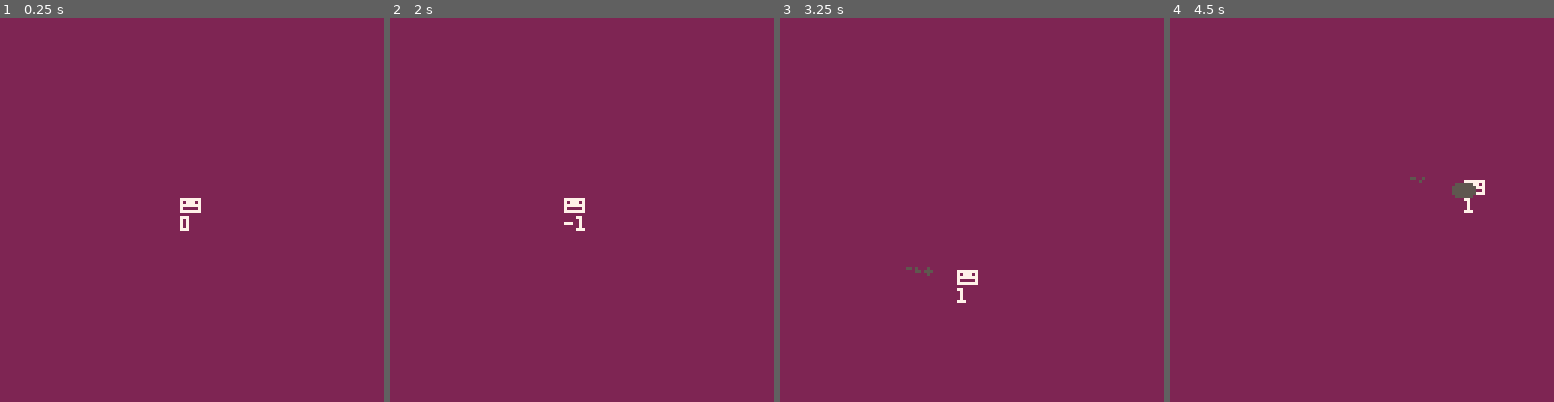
Above: before the commit, frames 1-4 (left to right).
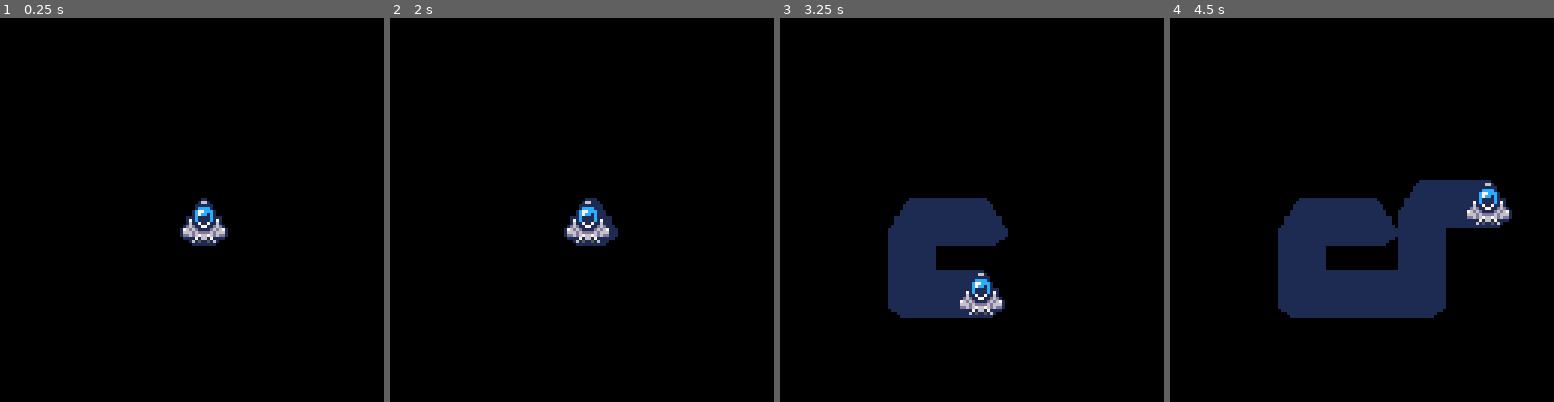
Above: after the commit, the same moments.

Repository: theRenard/move-and-fire
Game: PICO-8 cartridge advanced-shmup.p8
Same seed, same stepped clock (60 frames per second), same inputs: the game is played once before the commit and once after it.
Inputs:
- Up to frame 1 (0.25 s): no input
- Up to frame 2 (2 s): hold Left from 1.97 s (still down)
- Up to frame 3 (3.25 s): release Left at 2.37 s; hold Down 2.42-2.82 s; hold Right from 2.87 s (still down)
- Up to frame 4 (4.5 s): release Right at 3.53 s; hold Up 3.58-4.08 s; hold Right from 4.13 s (still down)

The runs differ from the first frame. In frame 1, 100% of the frame differs, in the area x 0-100%, y 0-100%; in frame 2, 100%; in frame 3, 100%; in frame 4, 100%.

Commit message:
Add utilities module and refactor ship movement logic; improve speed handling and drawing

Diff:
--- a/advanced-shmup.p8
+++ b/advanced-shmup.p8
@@ -9,6 +9,7 @@
 #include lua/scenes/game.lua
 #include lua/entities/ship.lua
 #include lua/particles.lua
+#include lua/utilities.lua
 #include lua/main.lua
 
 __gfx__
--- a/lua/entities/ship.lua
+++ b/lua/entities/ship.lua
@@ -7,38 +7,37 @@
 
 	dx=0,
 	dy=0,
+	spd=1,
+
+	sprts={1, 3, 5, 7, 9},
+	sprt=0,
 
 	update=function(_ENV)
 		dx,dy=0,0
 
-		if (btn(⬆️)) dy-=1
-		if (btn(⬇️)) dy+=1
-		if (btn(⬅️)) dx-=1
-		if (btn(➡️)) dx+=1
+		if (btn(⬆️)) dy-=spd
+		if (btn(⬇️)) dy+=spd
+		if (btn(⬅️)) dx-=spd
+		if (btn(➡️)) dx+=spd
 
 		if dx!=0 or dy !=0 then
 			-- normalize movement
-			-- local a=atan2(dx,dy)
-			-- x+=cos(a)
-			-- y+=sin(a)
+			local a=atan2(dx,dy)
+			x+=cos(a)
+			y+=sin(a)
 
-			-- add velocity but clamp it to 1
-			dx=mid(-1,dx,1)
-			dy=mid(-1,dy,1)
-
-			-- add velocity to position
-			x+=dx
-			y+=dy
+			x=flr(x)+0.5
+			y=flr(y)+0.5
 
 
 			-- spawn dust each 3/10 sec
-			if (t()*10)\1%3==0 then
-				dust({
-					x=x+rnd(3),
-					y=y+4,
-					frames=18+rnd(4),
-				})
-			end
+			-- if (t()*10)\1%3==0 then
+			-- 	dust({
+			-- 		x=x+rnd(3),
+			-- 		y=y+4,
+			-- 		frames=18+rnd(4),
+			-- 	})
+			-- end
 		end
 
 		-- restrict movement
@@ -47,7 +46,7 @@
 	end,
 
 	draw=function(_ENV)
-		print("😐",x,y,7)
-		print(dx)
+		spr(sprts[flr(sprt*2.4+3.5)],x,y,2,2)
+		-- pset(x,y,7)
 	end,
 })
--- a/lua/main.lua
+++ b/lua/main.lua
@@ -3,6 +3,7 @@
 -- poke(0x5f56, 0x80)
 
 function _init()
+	cls()
 	scene:load(game_scene)
 end
 
@@ -11,6 +12,5 @@
 end
 
 function _draw()
-	cls()
 	scene.current:draw()
 end
--- a/lua/scenes/game.lua
+++ b/lua/scenes/game.lua
@@ -35,7 +35,7 @@
   end,
 
   draw = function(_ENV)
-    cls(2)
+    -- cls(2)
     -- add(entity.pool, del(entity.pool, player))
     entity:each("draw")
   end
--- /dev/null
+++ b/lua/utilities.lua
@@ -0,0 +1,3 @@
+function mysgn(v)
+  return v==0 and 0 or sgn(v)
+ end
